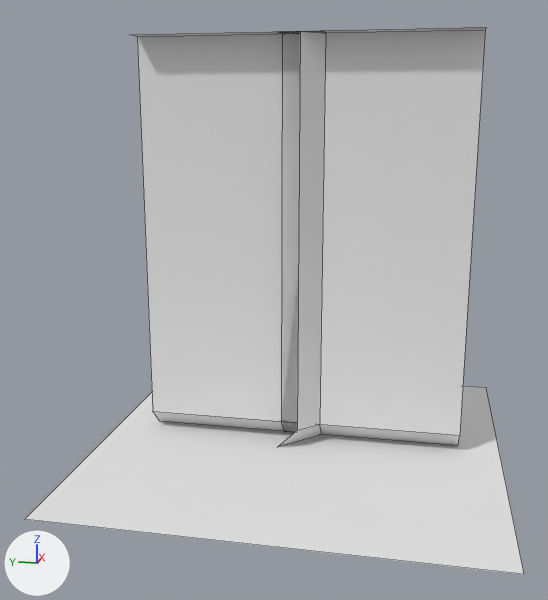
Before and after pictures for a commit that changed the Blender file tiles/qtile-tech-2/qtile-tech-2.blend.
Camera for both pictures: a camera (50 mm lens) standing at (-1.804, -0.292, 0.828) and looking at (-0.042, 0.061, 0.387). The lights are fixed; the arrows at lower left show +X, +Y and +Z. Mesh edges are drawn as thin lines.

The scene before the commit, as lines of its bpy script (objects in view):
```python
me_plane_005 = bpy.data.meshes.new('Plane.005')
me_plane_005.from_pydata([(0.05, -0.05, 0.005), (0.05, 0.05, 0.005), (0.0, 0.05, 1.005), (0.0, -0.05, 1.005), (0.0, 0.05, 0.055), (0.0, -0.05, 0.055), (-0.05, 0.05, 1.005), (-0.05, -0.05, 1.005)], [], [(3, 2, 6, 7), (0, 1, 4, 5), (3, 5, 4, 2)])
me_plane_005.materials.append(mat_wall_material)  # its picture is missing
me_plane_009 = bpy.data.meshes.new('Plane.009')
me_plane_009.from_pydata([(0.05, -0.4, 0.005), (0.05, 0.4, 0.005), (0.0, 0.4, 1.005), (0.0, -0.4, 1.005), (0.0, 0.4, 0.055), (0.0, -0.4, 0.055), (-0.05, 0.4, 1.005), (-0.05, -0.4, 1.005)], [], [(6, 7, 3, 2), (0, 1, 4, 5), (2, 3, 5, 4)])
me_plane_009.materials.append(mat_wall_material)  # its picture is missing
me_plane_011 = bpy.data.meshes.new('Plane.011')
me_plane_011.from_pydata([(0.05, -0.05, 0.005), (-0.05, 0.05, 0.005), (-0.05, 0.0, 1.005), (0.0, -0.05, 1.005), (-0.05, 0.0, 0.055), (0.0, -0.05, 0.055), (-0.05, -0.05, 1.005)], [], [(3, 2, 6), (0, 1, 4, 5), (3, 5, 4, 2)])
me_plane_011.materials.append(mat_wall_material)  # its picture is missing
ob_corner_outer = bpy.data.objects.new('corner-outer', me_plane_011)
ob_corner_outer.location = (0.0, 0.0, 0.0)
ob_filler = bpy.data.objects.new('filler', me_plane_005)
ob_filler.location = (0.0, 0.0, 0.0)
ob_wall = bpy.data.objects.new('wall', me_plane_009)
ob_wall.location = (0.0, 0.0, 0.0)
# also in view: 'floor' at (0.0, 0.0, 0.005)
```
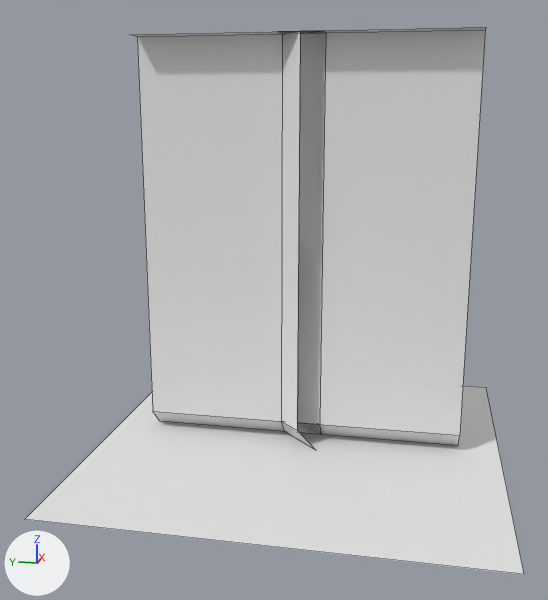
Commit message: fix inner corners

Location of each change, (x1, y1, x2, y2) in pixels of the pictures (548 x 600 px):
'corner-outer', mesh turned: before (278, 31, 326, 447); after (281, 31, 315, 449)

The change, as a diff of the scene's bpy script:
```diff
--- a/tiles/qtile-tech-2/qtile-tech-2.blend.py
+++ b/tiles/qtile-tech-2/qtile-tech-2.blend.py
@@ me_plane_011 @@
 me_plane_011.from_pydata(...)  # 7 vertices, 3 faces; spans x -0.05..0.05, y -0.05..0.05, z 0.005..1.005
 # used by ob_corner_outer; location = (0.0, 0.0, 0.0)
+# me_plane_011 part 1: the whole mesh is turned -90 degrees about the z axis through its middle
 me_plane_011.materials.append(mat_wall_material)
```
